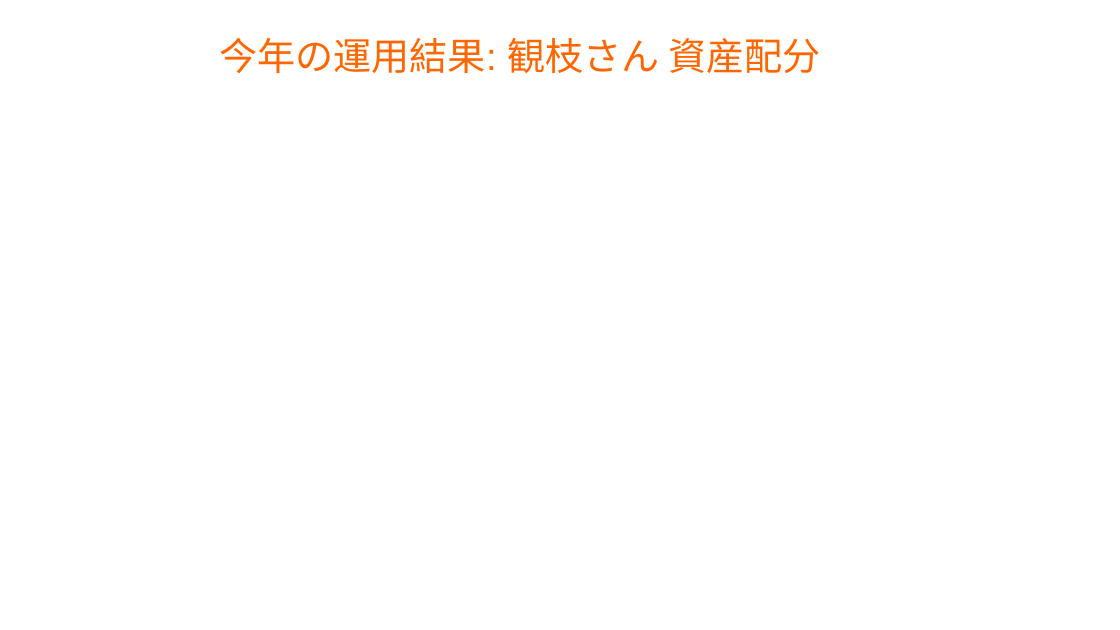
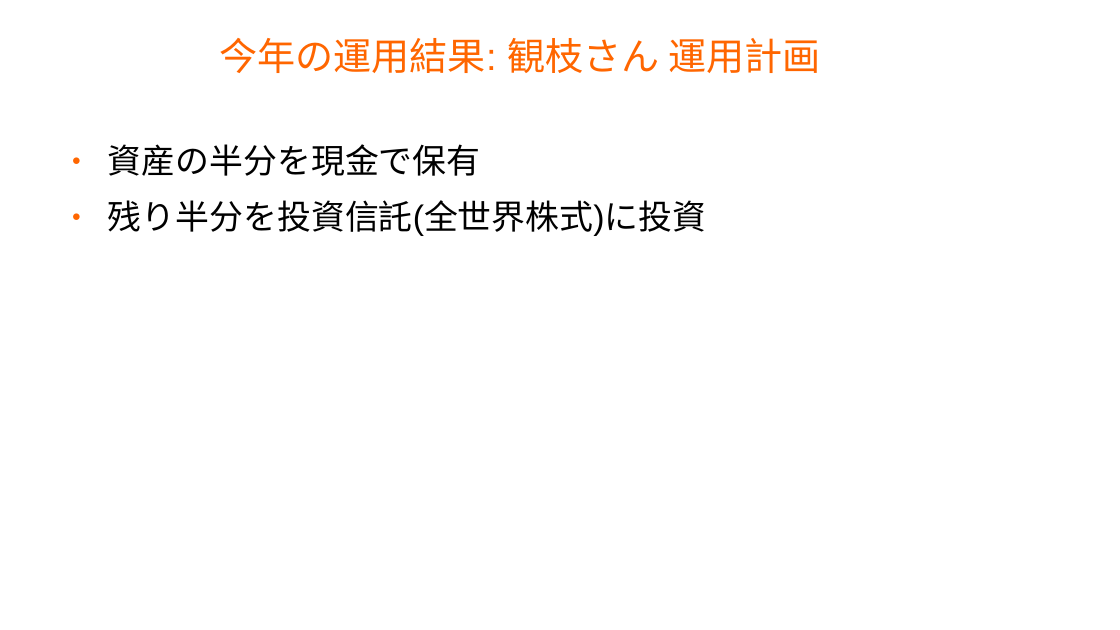
Before and after one commit to master-q/masterq-docs, a slide deck: slide 25 of presentations/20231126-invest_report/20231126-invest_report.odp (slide 24 before the commit). Drawn at 1120x630 pixels with LibreOffice and Linux fonts; fonts in the diff are those of the drawing; background and template pictures are left out. Boxes give left, top, right and bottom in pixels: in the first picture for what was removed or moved away, otherwise in the second. Text is boxed around its words. In the diff, an @@ line names an element or a change of style, - is before the commit and + after.

```diff
--- a/presentations/20231126-invest_report/20231126-invest_report.odp
+++ b/presentations/20231126-invest_report/20231126-invest_report.odp
@@ title at (219,38,820,73): text changed @@
-今年の運用結果: 観枝さん 資産配分
+今年の運用結果: 観枝さん 運用計画
@@ text added at (108,144,706,236), 24 pt, text #000000 @@
+● 資産の半分を現金で保有
+● 残り半分を投資信託(全世界株式)に投資
```
Also in this commit, not shown: 16 other slides changed, 13 slides added, 3 slides removed.
